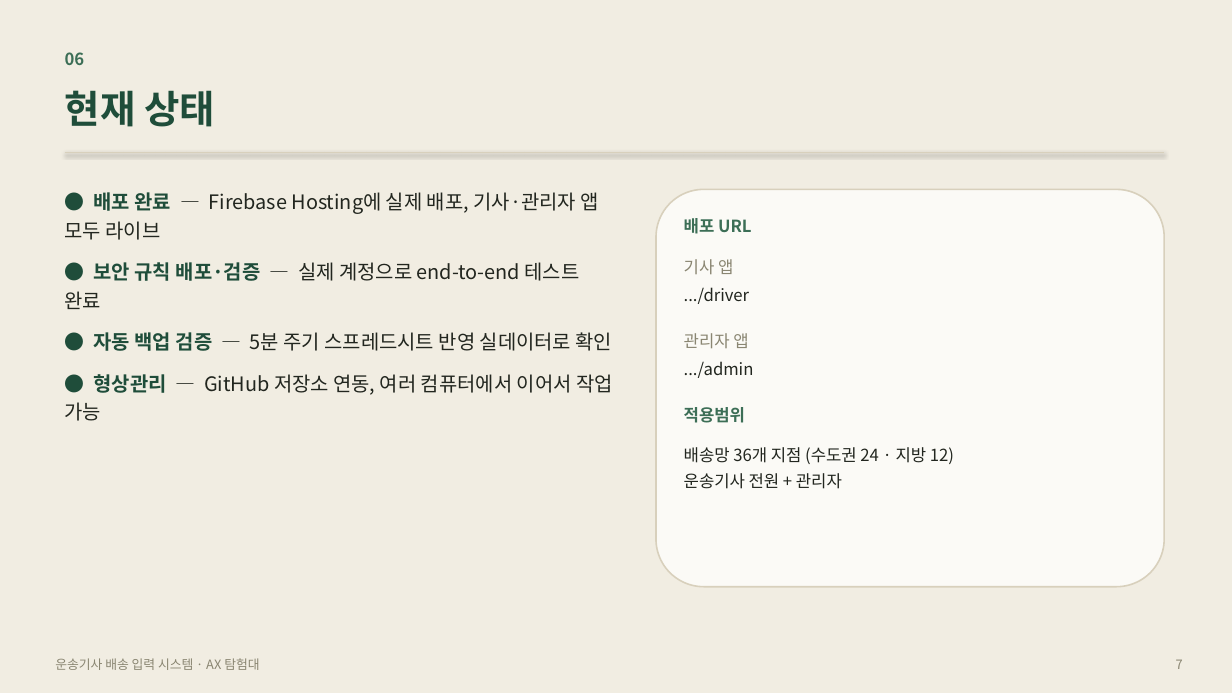
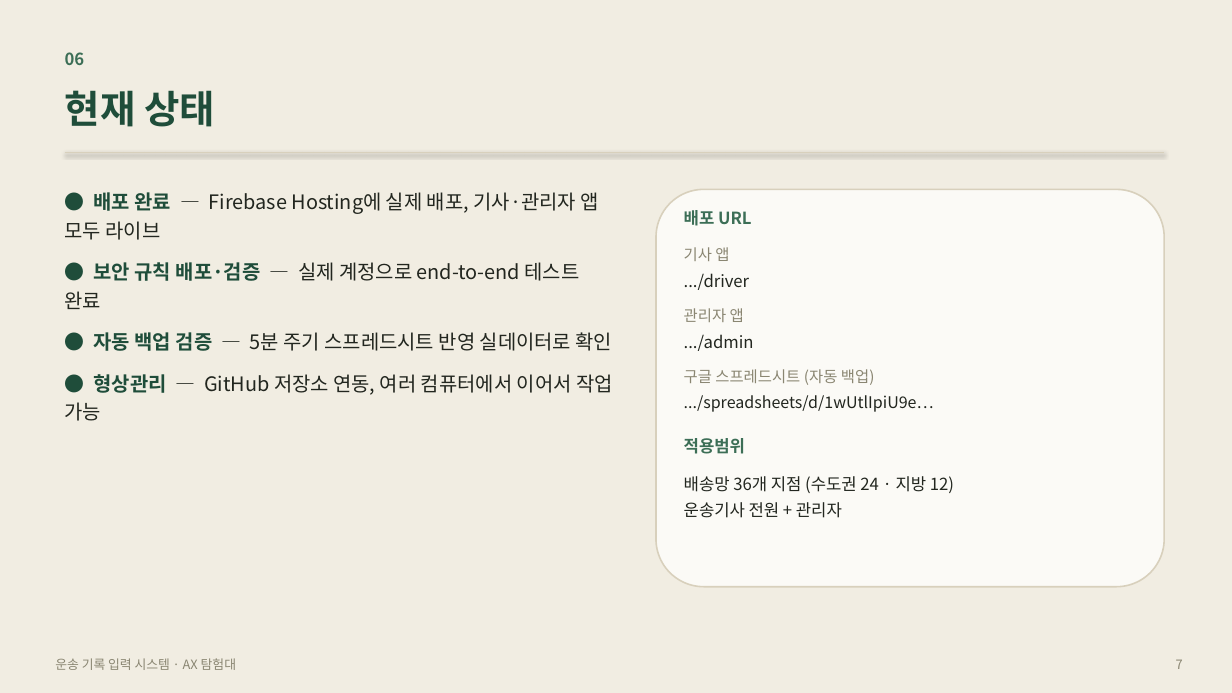
Before and after one commit to dreamsinblue-gif/KGH, a slide deck: slide 7 of 6_발표자료.pptx. Drawn at 1232x693 pixels with LibreOffice and Linux fonts; fonts in the diff are those of the drawing. Boxes give left, top, right and bottom in pixels: in the first picture for what was removed or moved away, otherwise in the second. Text is boxed around its words. In the diff, an @@ line names an element or a change of style, - is before the commit and + after.

```diff
--- a/6_발표자료.pptx
+++ b/6_발표자료.pptx
@@ text "배포 URL": place and size @@
-text "배포 URL" at <box>684,218,751,234</box>
+text "배포 URL" at <box>684,210,751,226</box>
@@ text "기사 앱": place and size @@
-text "기사 앱" at <box>684,259,733,274</box>
+text "기사 앱" at <box>684,247,729,261</box>
@@ text "기사 앱" at <box>684,247,729,261</box>: size 13 to 12 pt @@
@@ text ".../driver": place and size @@
-text ".../driver" at <box>684,287,749,304</box>
+text ".../driver" at <box>684,273,749,290</box>
@@ text "관리자 앱" at <box>684,308,744,322</box>: size 13 to 12 pt @@
@@ text "관리자 앱": place and size @@
-text "관리자 앱" at <box>684,333,748,349</box>
+text "관리자 앱" at <box>684,308,744,322</box>
@@ text ".../admin": place and size @@
-text ".../admin" at <box>684,361,754,378</box>
+text ".../admin" at <box>684,334,754,351</box>
@@ text added at <box>684,369,875,385</box>, 12 pt, text #8A8672 @@
+구글 스프레드시트 (자동 백업)
@@ text added at <box>684,395,934,412</box>, 12.5 pt, text #22261F @@
+.../spreadsheets/d/1wUtlIpiU9e…
@@ text "적용범위": place and size @@
-text "적용범위" at <box>684,407,745,423</box>
+text "적용범위" at <box>684,438,745,454</box>
@@ text "배송망 36개 지점 (수도권 24 ...": place and size @@
-text "배송망 36개 지점 (수도권 24 ..." at <box>684,447,954,489</box>
+text "배송망 36개 지점 (수도권 24 ..." at <box>684,476,954,518</box>
@@ text at <box>55,658,236,670</box>: text changed @@
-운송기사 배송 입력 시스템 · AX 탐험대
+운송 기록 입력 시스템 · AX 탐험대
```
Also in this commit, not shown: 8 other slides changed.
